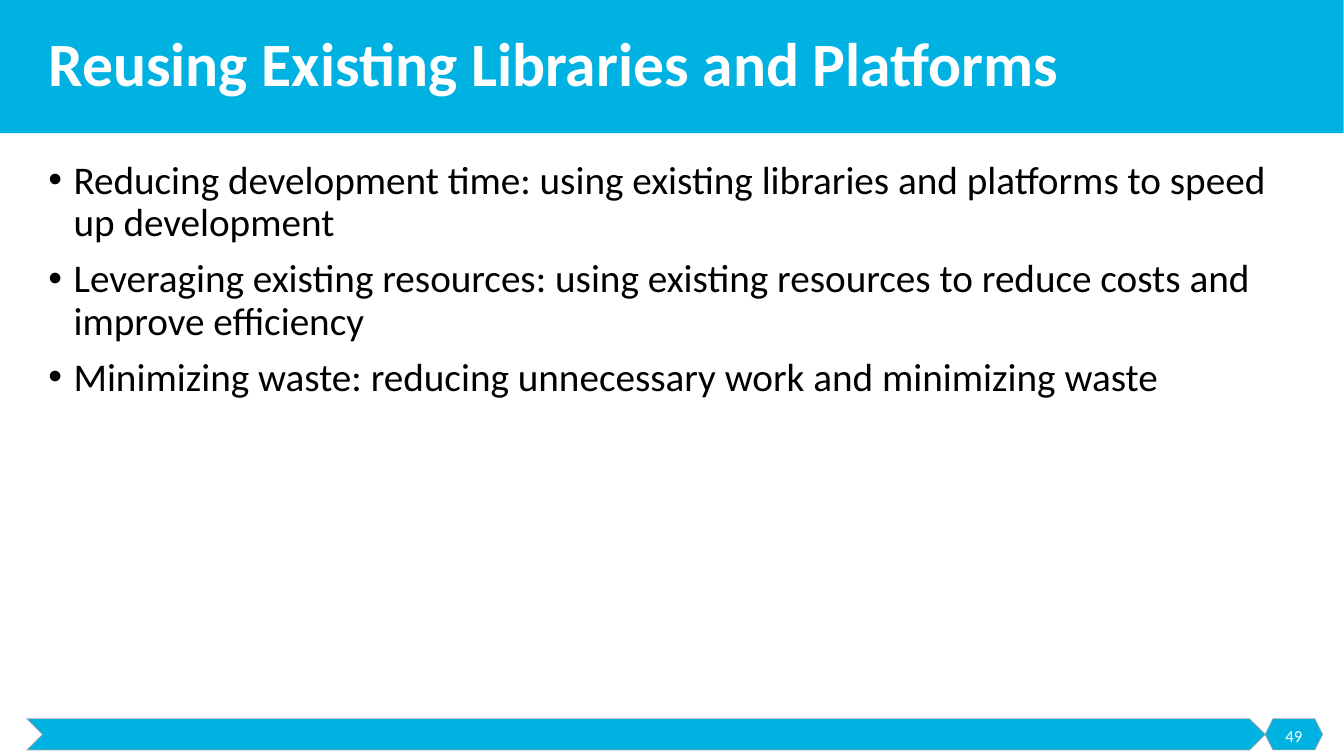
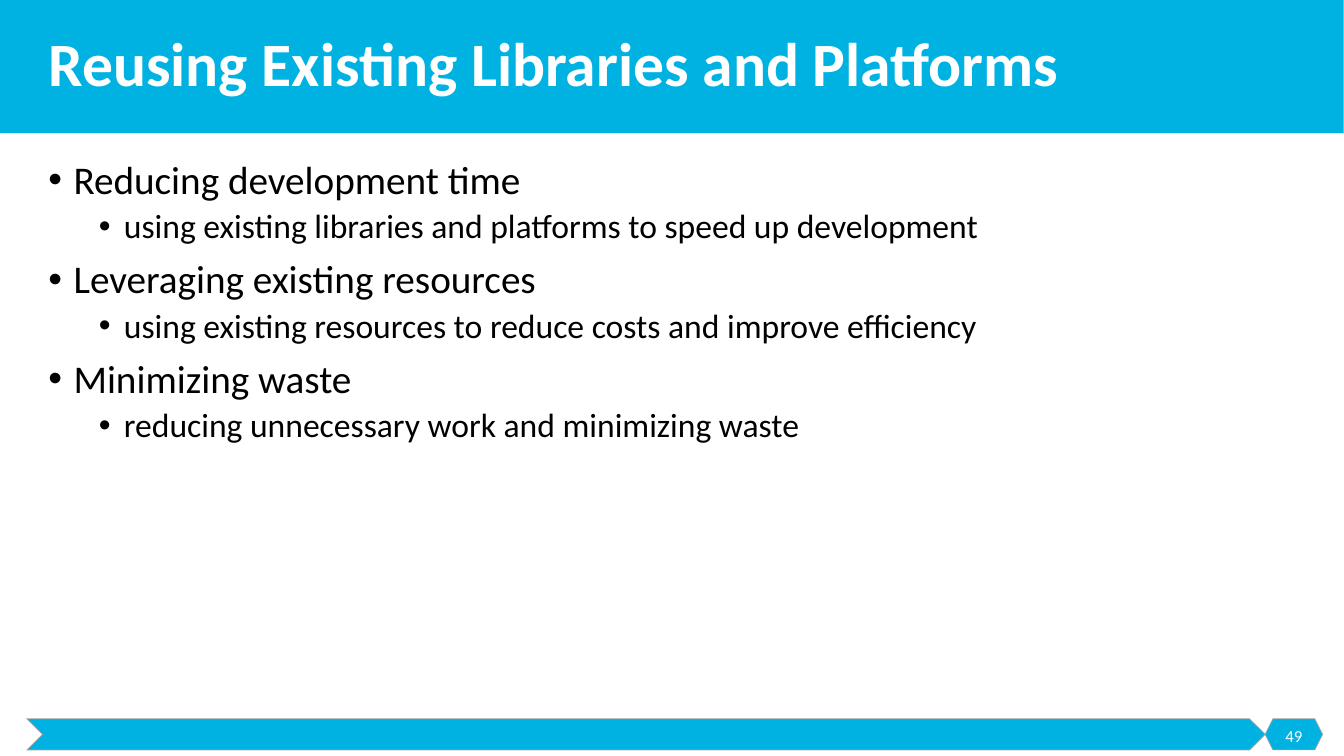
Before and after one commit to malenezi/malenezi, a slide deck: slide 49 of SE495/Lectures/4-Development and Prototyping/Development and Prototyping.pptx. Drawn at 1344x756 pixels with LibreOffice and Linux fonts; fonts in the diff are those of the drawing. Boxes give left, top, right and bottom in pixels: in the first picture for what was removed or moved away, otherwise in the second. Text is boxed around its words. In the diff, an @@ line names an element or a change of style, - is before the commit and + after.

```diff
--- a/SE495/Lectures/4-Development and Prototyping/Development and Prototyping.pptx
+++ b/SE495/Lectures/4-Development and Prototyping/Development and Prototyping.pptx
@@ text at bbox=[74, 166, 978, 443]: text changed; size 28 to 24 pt @@
-• Reducing development time: using existing libraries and platforms to speed up development
-• Leveraging existing resources: using existing resources to reduce costs and improve efficiency
-• Minimizing waste: reducing unnecessary work and minimizing waste
+• Reducing development time
+  • using existing libraries and platforms to speed up development
+• Leveraging existing resources
+  • using existing resources to reduce costs and improve efficiency
+• Minimizing waste
+  • reducing unnecessary work and minimizing waste
```
Also in this commit, not shown: 1 other slide changed, 5 other files.
